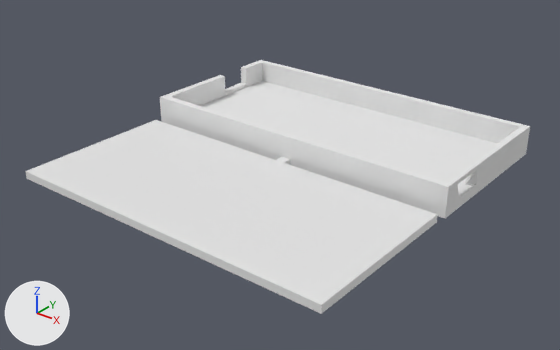
What one commit did to the Blender file cases/DotPhat.blend.
Camera for both pictures: a 50 mm camera at (84.6, -124.4, 61.0) aimed at (1.4, -20.4, -3.5). The lights are fixed; the arrows at lower left show +X, +Y and +Z.

The older version as bpy lines, for what is in view:
```python
me_cube = bpy.data.meshes.new('Cube')
me_cube.from_pydata(...)  # 42 vertices, 30 faces; spans x -1.0..1.0, y -1.0..1.0, z -1.0..1.0
me_cube.materials.append(mat_material)  # white #e7e7e7
# before: 8 (1.0, 1.0, 1.0) at pixel (530, 126), 9 (1.0, -1.0, 1.0) at pixel (448, 186), 10 (-1.0, -1.0, 1.0) at pixel (159, 97), 11 (-1.0, 1.0, 1.0) at pixel (260, 59), 12 (-0.95, 0.92, 1.0) at pixel (262, 62)
# before: 13 (-0.95, -0.91, 1.0) at pixel (170, 96), 14 (0.96, 0.92, 1.0) at pixel (520, 126), 15 (0.96, -0.91, 1.0) at pixel (445, 181), 34 (-0.95, 0.56, 1.0) at pixel (246, 68), 40 (-1.0, 0.56, 1.0) at pixel (241, 67)
me_cube_001 = bpy.data.meshes.new('Cube.001')
me_cube_001.from_pydata(...)  # a box spanning x -1000.0..1000.0, y -1000.0..1000.0, z -1000.0..1000.0
ob_cube = bpy.data.objects.new('Cube', me_cube)
ob_cube.location = (0.0, 0.0, 0.0)
ob_cube.scale = (34.5, 17.0, 3.0)
ob_cube_001 = bpy.data.objects.new('Cube.001', me_cube_001)
ob_cube_001.location = (0.0, -35.5, -2.3)
ob_cube_001.scale = (0.034, 0.0165, 0.00075)
```
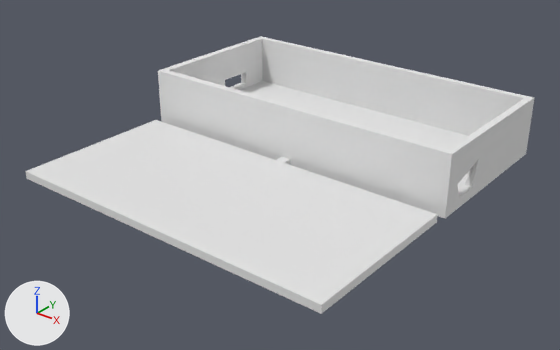
Commit message: Update case

What differs and where, as boxes [x1, y1, x2, y2] in the pictures (560 x 350 px):
'Cube', reshaped (15% taller)
    before: [160, 60, 530, 218]
    after: [158, 36, 534, 218]

The change, as a list of edits to the scene's bpy script:
```text
Change me_cube:
    where me_cube.from_pydata(...)  # 42 vertices, 30 faces; spans x -1.0..1.0, y -1.0..1.0, z -1.0..1.0
    used by ob_cube; location = (0.0, 0.0, 0.0); scale = (34.5, 17.0, 3.0)
    me_cube part 1
    add for i in [*range(8, 16), 34, 40]: me_cube.vertices[i].co += Vector((0.0, 0.0, 1.98))
    me_cube.vertices[28].co: (1.0, -0.34, -0.3) -> (1.0, -0.43, -0.3)  # pixel (476, 184) -> pixel (472, 187)
    me_cube.vertices[30].co: (1.0, -0.36, 0.7) -> (1.0, -0.36, 1.4)  # pixel (477, 169) -> pixel (478, 158)
    me_cube.vertices[36].co: (-1.0, 0.12, 1.0) -> (-1.0, 0.57, 2.98)  # pixel (219, 74) -> pixel (240, 42)
    me_cube.vertices[37].co: (-1.0, 0.12, 0.7) -> (-1.0, 0.57, 0.7)
    me_cube.vertices[38].co: (-0.95, 0.12, 1.0) -> (-0.95, 0.57, 2.98)  # pixel (224, 76) -> pixel (246, 44)
    me_cube.vertices[39].co: (-0.95, 0.12, 0.7) -> (-0.95, 0.57, 0.7)  # pixel (225, 80) -> pixel (246, 71)
```
